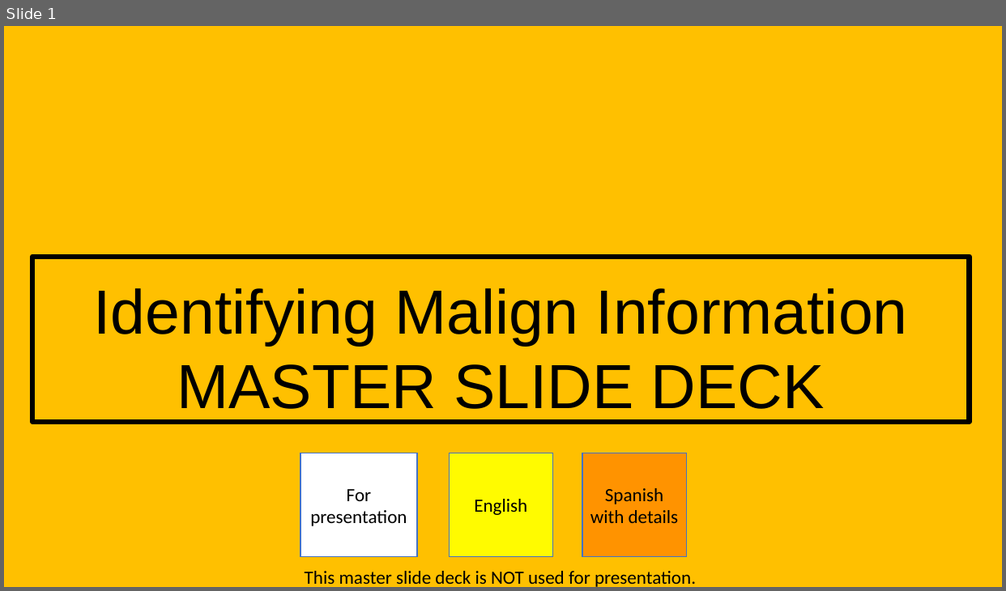
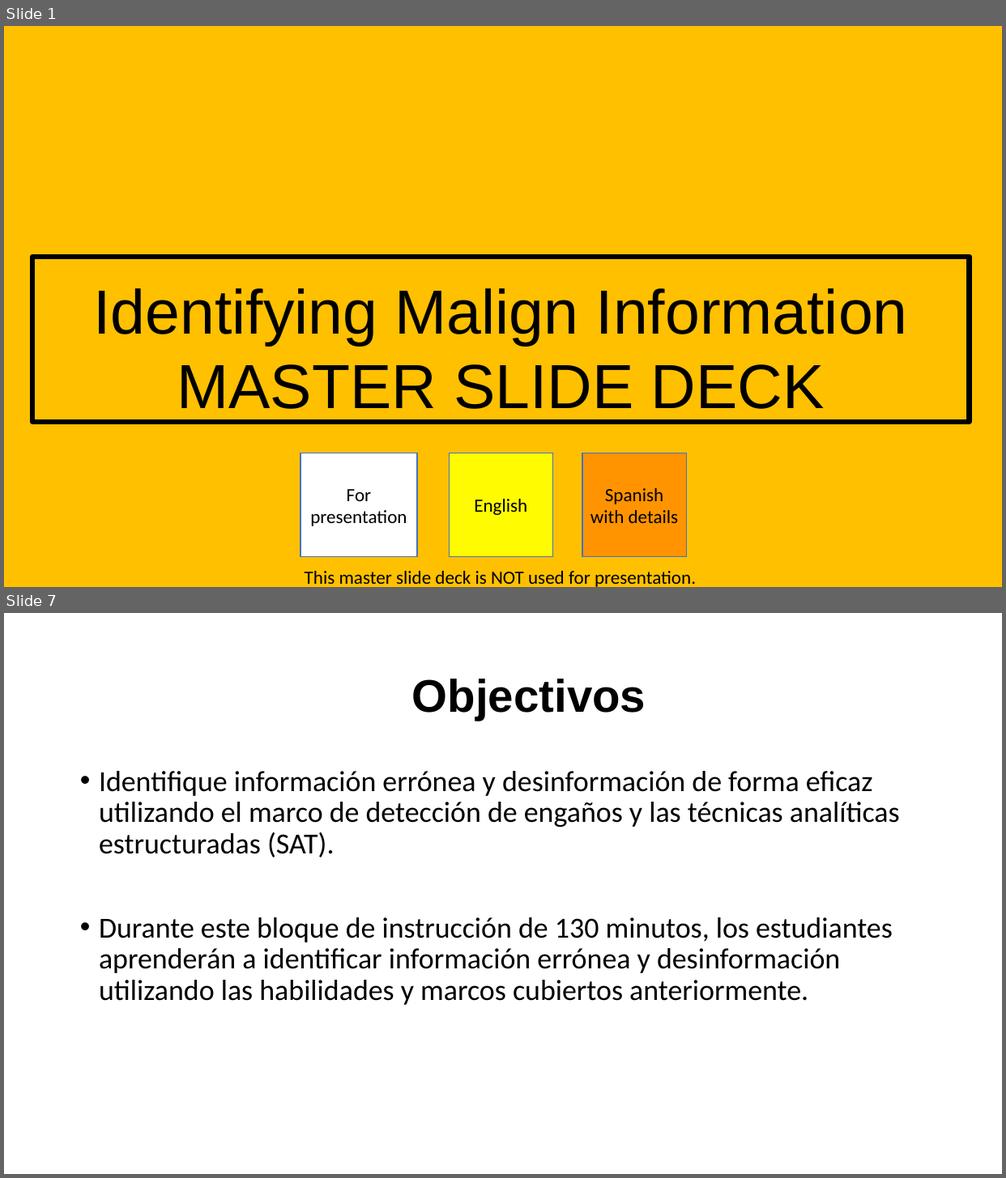
Before and after one commit to irregularchat/Counter_Malign_Information_Training, a slide deck: Counter_Malign_Information/4-Implement-For_Instructors/Lesson_Plans/Lesson_05-Identify_Malign_Information/Audio_Visual-Identify_Misinformation/Instructor-Lesson_Slide-Identify_Misinformation.pptx. Shown one above the other, each under a label of ours: slide 1 before the commit, slides 1 and 7 after it; the slides between them are not shown. The pictures are 1006x591 and 1006x1178 pixels, drawn with LibreOffice and Linux fonts; fonts in the diff are those of the drawing. Boxes give left, top, right and bottom in pixels: in the first picture for what was removed or moved away, otherwise in the second. Text is boxed around its words. In the diff, an @@ line names an element or a change of style, - is before the commit and + after.

```diff
--- a/Counter_Malign_Information/4-Implement-For_Instructors/Lesson_Plans/Lesson_05-Identify_Malign_Information/Audio_Visual-Identify_Misinformation/Instructor-Lesson_Slide-Identify_Misinformation.pptx
+++ b/Counter_Malign_Information/4-Implement-For_Instructors/Lesson_Plans/Lesson_05-Identify_Malign_Information/Audio_Visual-Identify_Misinformation/Instructor-Lesson_Slide-Identify_Misinformation.pptx
@@ slide 7 added at bbox=[4, 613, 1002, 1174], background #FFFFFF @@
@@ title added at bbox=[412, 679, 646, 720], 44 pt, text #000000, bold @@
+Objectivos
@@ text added at bbox=[99, 771, 900, 1005], 28 pt, text #000000 @@
+• Identifique información errónea y desinformación de forma eficaz utilizando el marco de detección de engaños y las técnicas analíticas estructuradas (SAT).
+• Durante este bloque de instrucción de 130 minutos, los estudiantes aprenderán a identificar información errónea y desinformación utilizando las habilidades y marcos cubiertos anteriormente.
```
Also in this commit, not shown: 17 slides changed, 26 other slides added, 1 slide removed, 3 other files.
